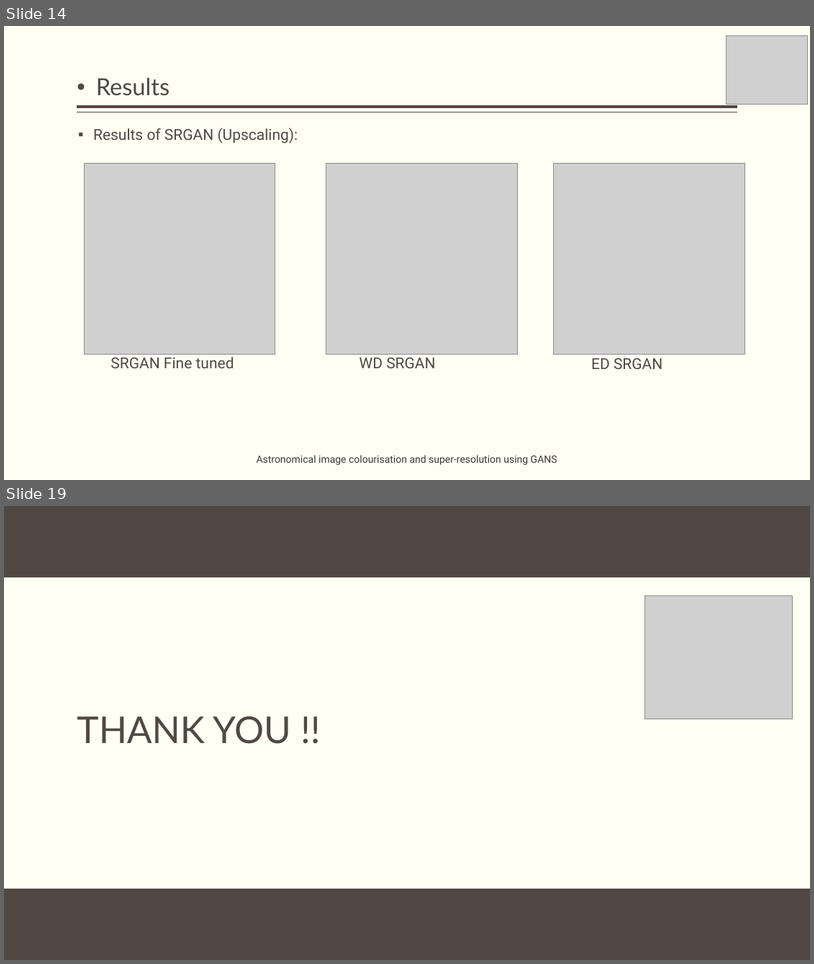
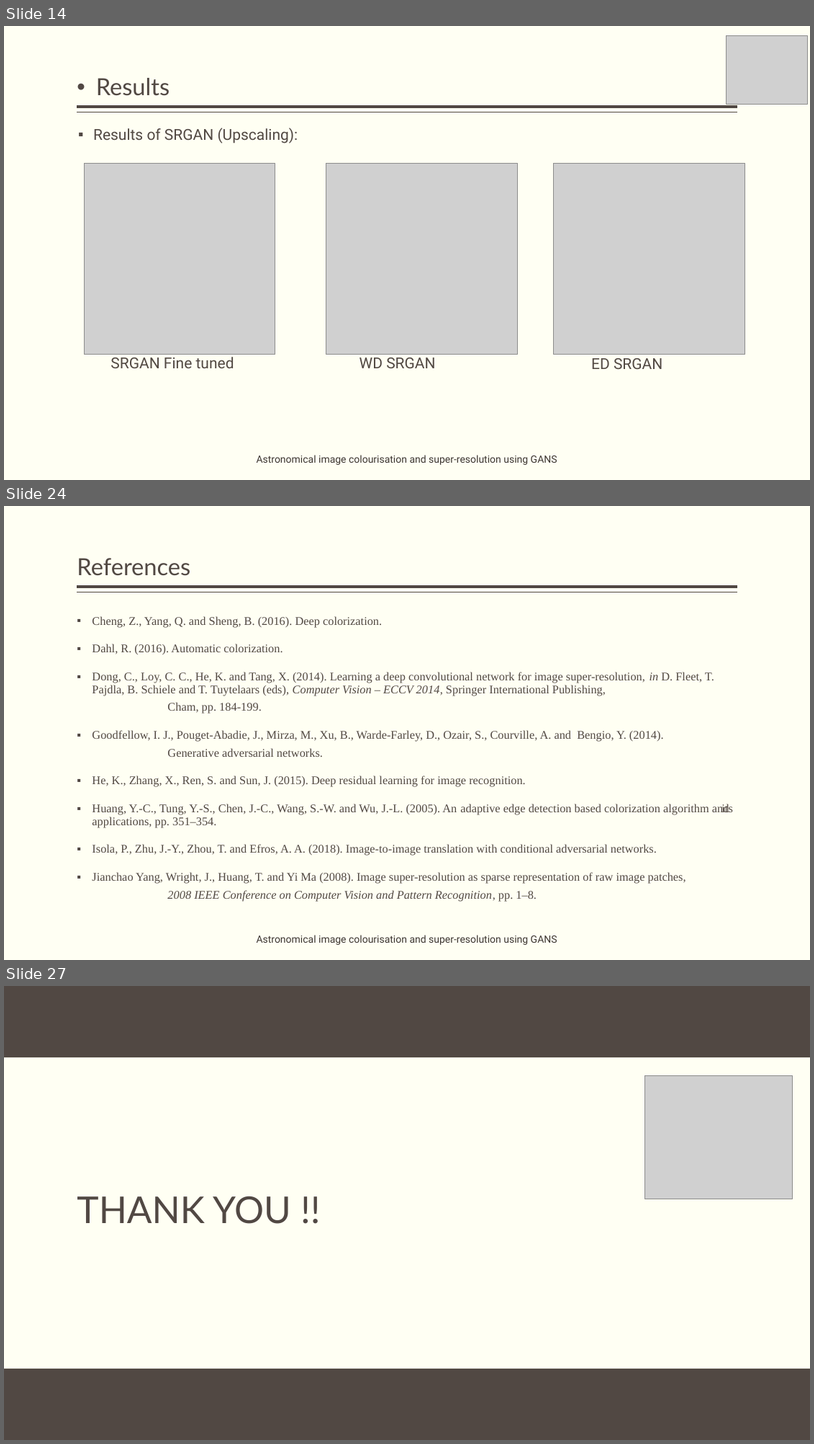
Before and after one commit to obi-wan-shinobi/Literature-Review, a slide deck: Presentation/Stage_2/stage_2_presentation.pptx. Shown one above the other, each under a label of ours: slides 14 and 19 before the commit, slides 14, 24 and 27 after it; the slides between them are not shown. The pictures are 814x964 and 814x1444 pixels, drawn with LibreOffice and Linux fonts; fonts in the diff are those of the drawing; grey boxes stand for pictures; background and template pictures are left out. Boxes give left, top, right and bottom in pixels: in the first picture for what was removed or moved away, otherwise in the second. Text is boxed around its words. In the diff, an @@ line names an element or a change of style, - is before the commit and + after.

```diff
--- a/Presentation/Stage_2/stage_2_presentation.pptx
+++ b/Presentation/Stage_2/stage_2_presentation.pptx
@@ slide 24 added at (4,506,810,960), background #FFFFF3; not listed: 2 template elements that a slide beside it also shows @@
@@ title added at (77,558,190,576), 28 pt, text #514843 @@
+References
@@ text added at (92,616,733,901), 14 pt, text #514843 @@
+▪ Cheng, Z., Yang, Q. and Sheng, B. (2016). Deep colorization.
+▪ Dahl, R. (2016). Automatic colorization.
+▪ Dong, C., Loy, C. C., He, K. and Tang, X. (2014). Learning a deep convolutional network for image super-resolution, in D. Fleet, T. Pajdla, B. Schiele and T. Tuytelaars (eds), Computer Vision – ECCV 2014, Springer International Publishing,
+  Cham, pp. 184-199.
+▪ Goodfellow, I. J., Pouget-Abadie, J., Mirza, M., Xu, B., Warde-Farley, D., Ozair, S., Courville, A. and Bengio, Y. (2014).
+  Generative adversarial networks.
+▪ He, K., Zhang, X., Ren, S. and Sun, J. (2015). Deep residual learning for image recognition.
+▪ Huang, Y.-C., Tung, Y.-S., Chen, J.-C., Wang, S.-W. and Wu, J.-L. (2005). An adaptive edge detection based colorization algorithm and its applications, pp. 351–354.
+▪ Isola, P., Zhu, J.-Y., Zhou, T. and Efros, A. A. (2018). Image-to-image translation with conditional adversarial networks.
+▪ Jianchao Yang, Wright, J., Huang, T. and Yi Ma (2008). Image super-resolution as sparse representation of raw image patches,
+  2008 IEEE Conference on Computer Vision and Pattern Recognition, pp. 1–8.
@@ text added at (257,934,558,944), 12 pt, text #3D3632 @@
+Astronomical image colourisation and super-resolution using GANS
@@ what was slide 19 is now slide 27 @@
```
Also in this commit, not shown: 7 slides changed, 7 other slides added, 7 other files.
